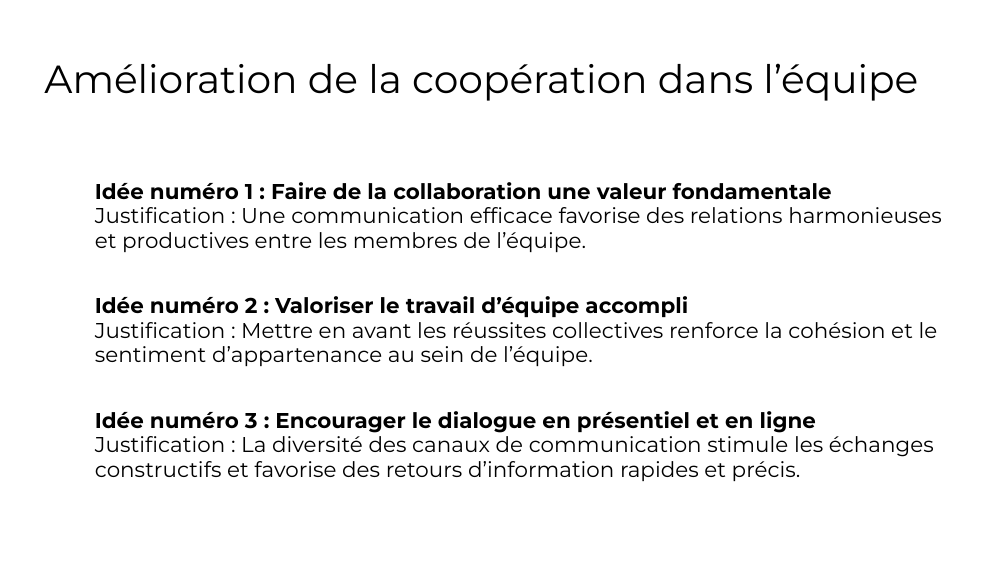
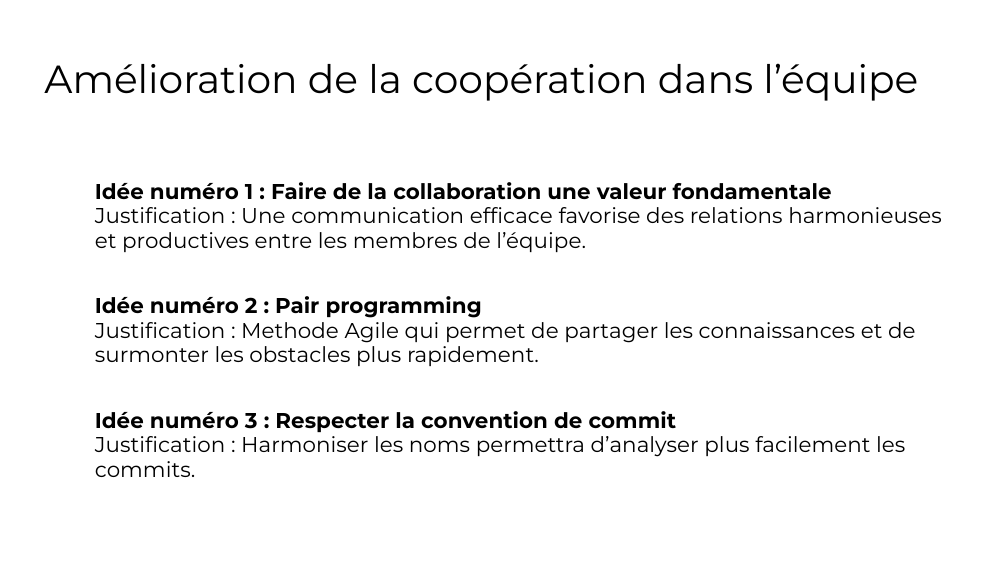
Before and after one commit to ZaeRon007/Projet11, a slide deck: slide 2 of PELISSIER_Julien_1_Plan-d'Action.odp. Drawn at 1008x567 pixels with LibreOffice and Linux fonts; fonts in the diff are those of the drawing. Boxes give left, top, right and bottom in pixels: in the first picture for what was removed or moved away, otherwise in the second. Text is boxed around its words. In the diff, an @@ line names an element or a change of style, - is before the commit and + after.

```diff
--- a/PELISSIER_Julien_1_Plan-d'Action.odp
+++ b/PELISSIER_Julien_1_Plan-d'Action.odp
@@ text at box(95, 296, 916, 477): text changed @@
-Idée numéro 2 : Valoriser le travail d’équipe accompli
-Justification : Mettre en avant les réussites collectives renforce la cohésion et le sentiment d’appartenance au sein de l’équipe.
-Idée numéro 3 : Encourager le dialogue en présentiel et en ligne
-Justification : La diversité des canaux de communication stimule les échanges constructifs et favorise des retours d’information rapides et précis.
+Idée numéro 2 : Pair programming
+Justification : Methode Agile qui permet de partager les connaissances et de surmonter les obstacles plus rapidement.
+Idée numéro 3 : Respecter la convention de commit
+Justification : Harmoniser les noms permettra d’analyser plus facilement les commits.
```
Also in this commit, not shown: 1 other slide changed, 9 other files.
